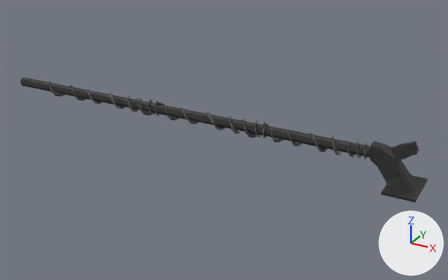
Before and after pictures for a commit that changed the Blender file New Game Unity project/Assets/Models/AK-series/Full/Textures/Spring/Spring.blend.
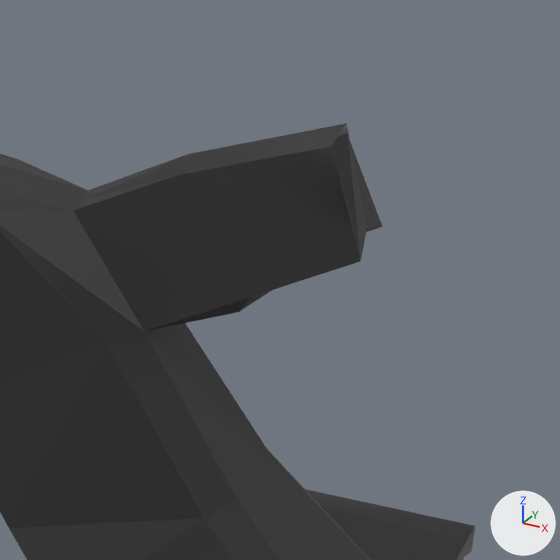
Each version is shown whole from a 50 mm camera at (0.069, -0.782, 0.475) aimed at (-0.367, 0.011, 0.078), then close up on the part from 86% to 97% of the width and 46% to 65% of the height. Every picture has the same lights, and +X, +Y and +Z are marked at lower right.

The older version as bpy lines, for what is in view:
```python
me_cube_003 = bpy.data.meshes.new('Cube.003')
me_cube_003.from_pydata(...)  # 5493 vertices, 5404 faces; spans x -3.06..0.1, y -0.1..0.1, z 0.22..3.98
me_cube_003.materials.append(mat_spring)
# before: 1888 (0.02, 0.01, 3.88), 1889 (0.05, 0.02, 3.17) at pixel (382, 226), 1890 (0.05, -0.02, 3.17) at pixel (360, 261), 1891 (0.02, -0.01, 3.88) at pixel (330, 146), 1892 (0.03, 0.0, 3.98) at pixel (346, 123)
# before: 1893 (0.04, 0.0, 3.28) at pixel (366, 228)
ob_spring = bpy.data.objects.new('Spring', me_cube_003)
ob_spring.location = (-0.0772, -0.001, 0.0682)
ob_spring.scale = (0.231, 0.35, 0.019)
```
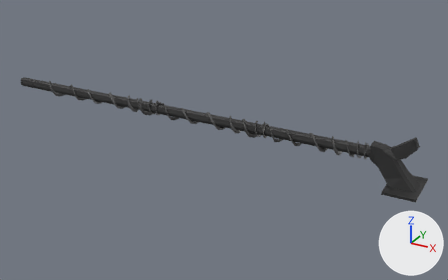
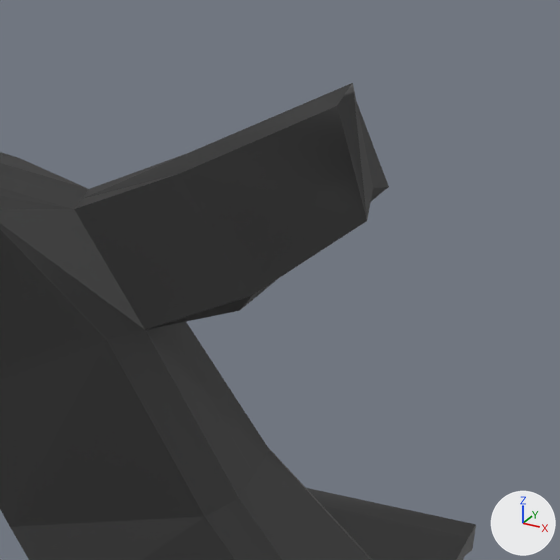
Pixel boxes (x1, y1, x2, y2) of what changed, in the close-ups (560 x 560 px; the box of a moved part takes in the faces that stretch with it):
'Spring', reshaped, moved: before (0, 123, 475, 560); after (0, 83, 476, 560)
part 1 of me_cube_003, moved or reshaped: before (179, 123, 383, 312); after (180, 83, 389, 309)

Patch to the scene script:
```diff
--- a/New Game Unity project/Assets/Models/AK-series/Full/Textures/Spring/Spring.blend.py
+++ b/New Game Unity project/Assets/Models/AK-series/Full/Textures/Spring/Spring.blend.py
@@ me_cube_003 @@
 me_cube_003.from_pydata(...)  # 5493 vertices, 5404 faces; spans x -3.06..0.1, y -0.1..0.1, z 0.22..3.98
 # used by ob_spring; location = (-0.0772, -0.001, 0.0682); scale = (0.231, 0.35, 0.019)
+# me_cube_003 part 1
+for i in [*range(1888, 1894)]: me_cube_003.vertices[i].co += Vector((0.0, 0.0, 0.28))
 me_cube_003.materials.append(mat_spring)
@@ ob_spring @@
 ob_spring = bpy.data.objects.new('Spring', me_cube_003)
-ob_spring.location = (-0.0772, -0.001, 0.0682)
+ob_spring.location = (-0.0772, -0.0005, 0.0682)
 ob_spring.scale = (0.231, 0.35, 0.019)
```
